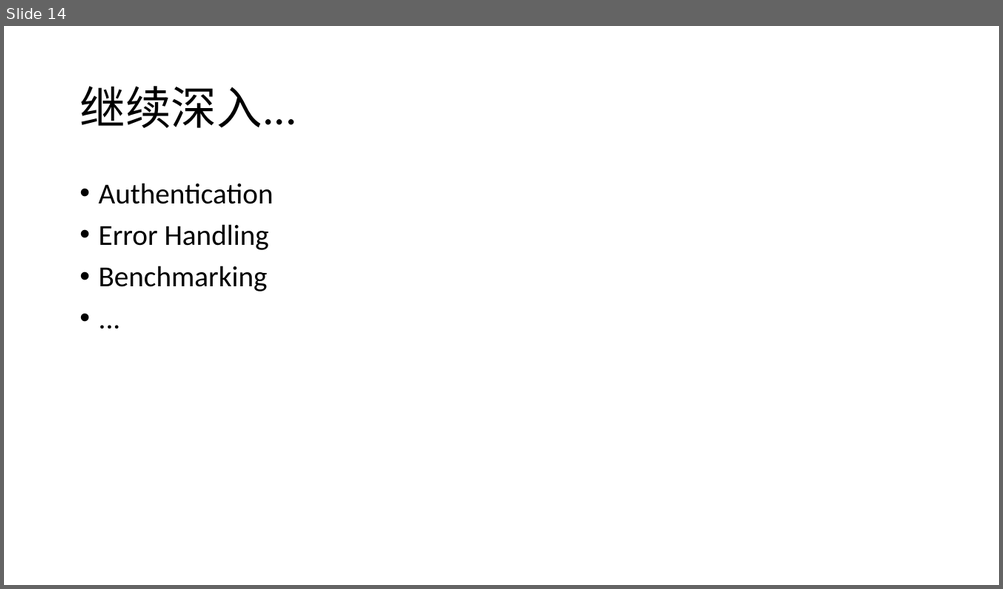
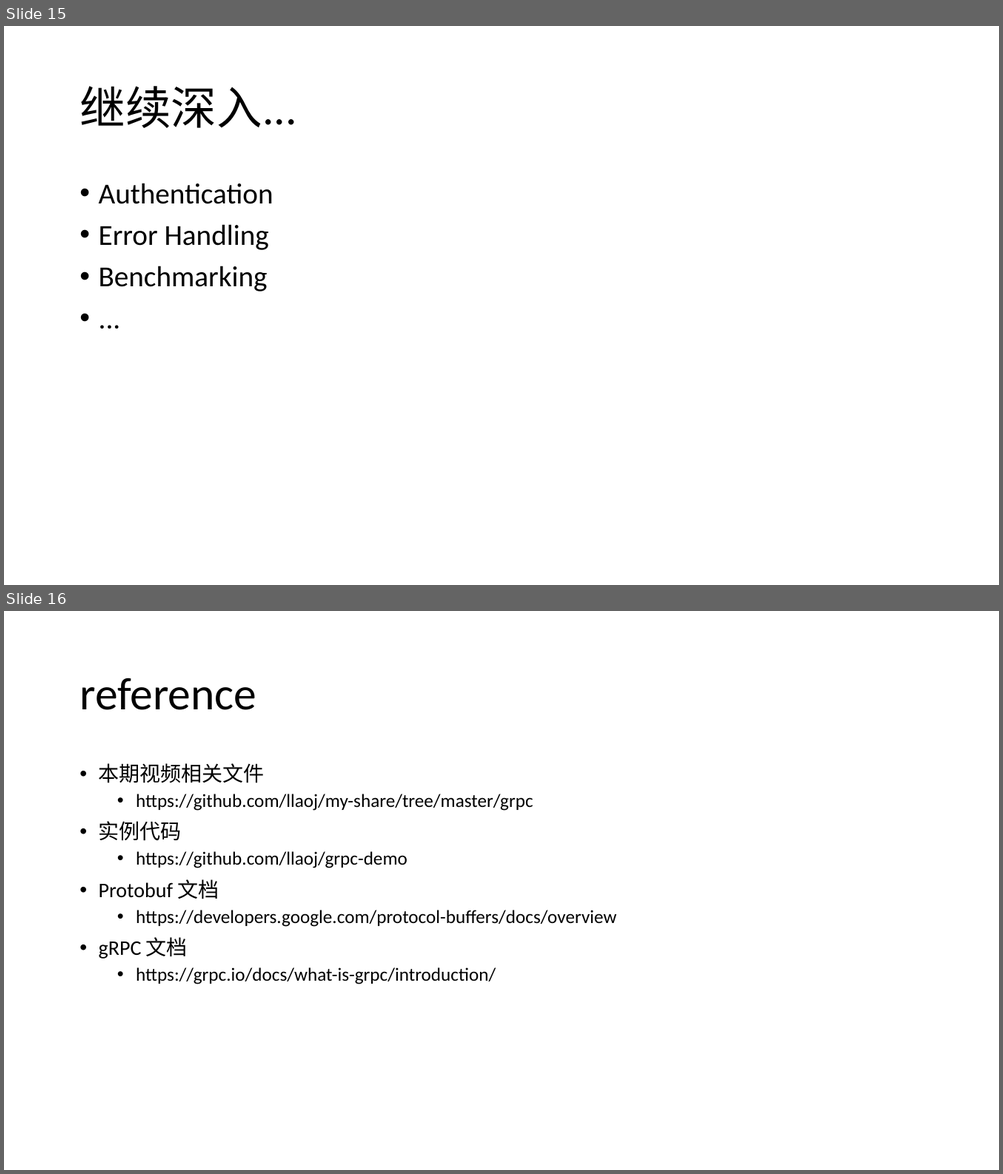
Before and after one commit to llaoj/my-share, a slide deck: grpc/index.pptx. Shown one above the other, each under a label of ours: slide 14 before the commit, slides 15 and 16 after it. The pictures are 1003x589 and 1003x1174 pixels, drawn with LibreOffice and Linux fonts; fonts in the diff are those of the drawing. Boxes give left, top, right and bottom in pixels: in the first picture for what was removed or moved away, otherwise in the second. Text is boxed around its words. In the diff, an @@ line names an element or a change of style, - is before the commit and + after.

Commit message:
grpc

```diff
--- a/grpc/index.pptx
+++ b/grpc/index.pptx
@@ slide 16 added at <box>4,611,999,1170</box>, background #FFFFFF @@
@@ title added at <box>79,678,256,710</box>, 44 pt, text #000000 @@
+reference
@@ text added at <box>99,763,616,985</box>, 18 pt, text #000000 @@
+• 本期视频相关文件
+  • https://github.com/llaoj/my-share/tree/master/grpc
+• 实例代码
+  • https://github.com/llaoj/grpc-demo
+• Protobuf 文档
+  • https://developers.google.com/protocol-buffers/docs/overview
+• gRPC 文档
+  • https://grpc.io/docs/what-is-grpc/introduction/
@@ what was slide 14 is now slide 15 @@
```
Also in this commit, not shown: 3 slides changed, 1 other slide added.
